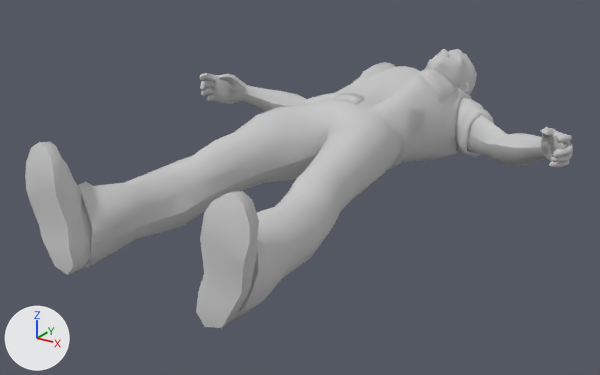
The Blender file PSMG_SS_2015_VGHS/Assets/3D/frank.blend: old version first, new version second.
One viewpoint serves both versions: a 50 mm camera at (6.3, -5.85, 4.06) aimed at (-0.35, 4.0, -0.55). Every picture has the same lights, and +X, +Y and +Z are marked at lower left.

In view in the first picture: 'Frank'.
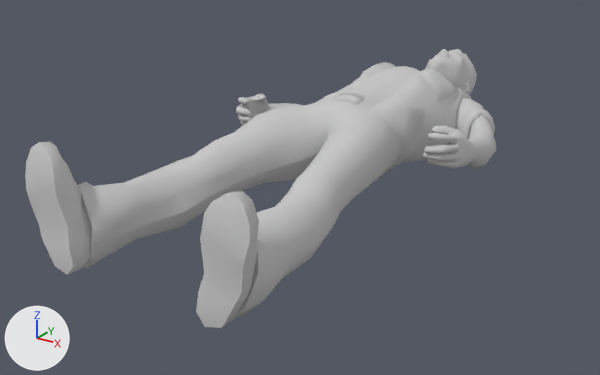
Commit message: update: frank

Diff of the bpy script that builds the scene:
```diff
--- a/PSMG_SS_2015_VGHS/Assets/3D/frank.blend.py
+++ b/PSMG_SS_2015_VGHS/Assets/3D/frank.blend.py
@@ me_ch_mnpcbotfrankantonielli @@
 # used by ob_frank; location = (0.0, 0.0, 0.0); scale = (0.101, 0.101, 0.101)
-me_ch_mnpcbotfrankantonielli.from_pydata(...)  # 2255 vertices, 3526 faces; spans x -33.1..33.1, y 0.1..90.5, z -6.8..10.0
+me_ch_mnpcbotfrankantonielli.from_pydata(...)  # 2255 vertices, 3526 faces; spans x -19.2..20.0, y 0.1..90.5, z -6.8..10.0
+# me_ch_mnpcbotfrankantonielli part 1: the loose piece of 73 vertices spanning x 27.0..32.7, y 49.9..57.5, z -0.2..6.0 is turned -41.6 degrees about the z axis through its middle, then moved by (-12.6, -8.1, 0.0)
+# me_ch_mnpcbotfrankantonielli part 2: the loose piece of 73 vertices spanning x -32.6..-27.0, y 49.9..57.5, z -0.2..6.0 is turned 43.6 degrees about the z axis through its middle, then moved by (13.7, -8.2, 0.0)
+# me_ch_mnpcbotfrankantonielli part 3: 182 of the vertices in x -33.1..-14.8, y 49.9..69.3, z -4.7..6.1 are turned 43.6 degrees about the z axis through their middle, then moved by (8.0, -5.8, 0.0)
+# me_ch_mnpcbotfrankantonielli part 4: 181 of the vertices in x 14.8..33.1, y 49.9..69.3, z -4.5..6.1 are turned -41.6 degrees about the z axis through their middle, then moved by (-7.3, -5.7, 0.0)
 me_ch_mnpcbotfrankantonielli.materials.append(mat_m_ch_mnpcjerseygangsoldier2)
```

Location of each change, (x1, y1, x2, y2) in pixels of the pictures (600 x 375 px; the box of a moved part takes in the faces that stretch with it):
'Frank', reshaped (14% narrower)
    before: (25, 49, 573, 328)
    after: (25, 49, 496, 328)
part 1 of me_ch_mnpcbotfrankantonielli, moved or reshaped
    before: (541, 132, 567, 162)
    after: (433, 131, 450, 144)
part 2 of me_ch_mnpcbotfrankantonielli, moved or reshaped
    before: (201, 74, 246, 104)
    after: (241, 97, 269, 119)
part 3 of me_ch_mnpcbotfrankantonielli, moved or reshaped
    before: (199, 73, 332, 112)
    after: (236, 93, 321, 125)
part 4 of me_ch_mnpcbotfrankantonielli, moved or reshaped
    before: (468, 115, 573, 167)
    after: (423, 115, 496, 169)
